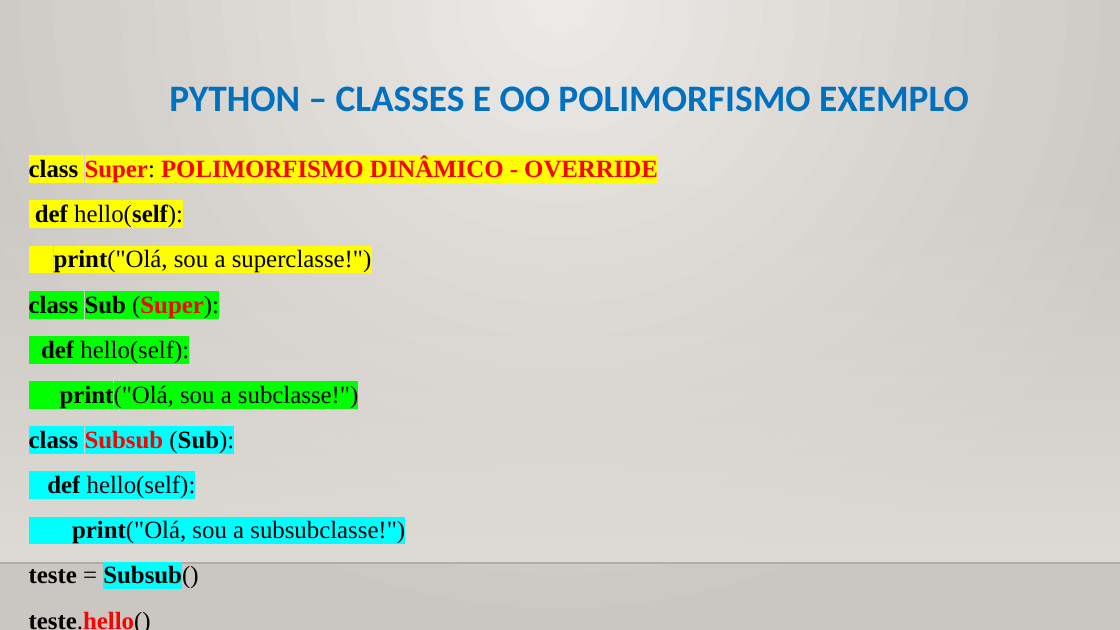
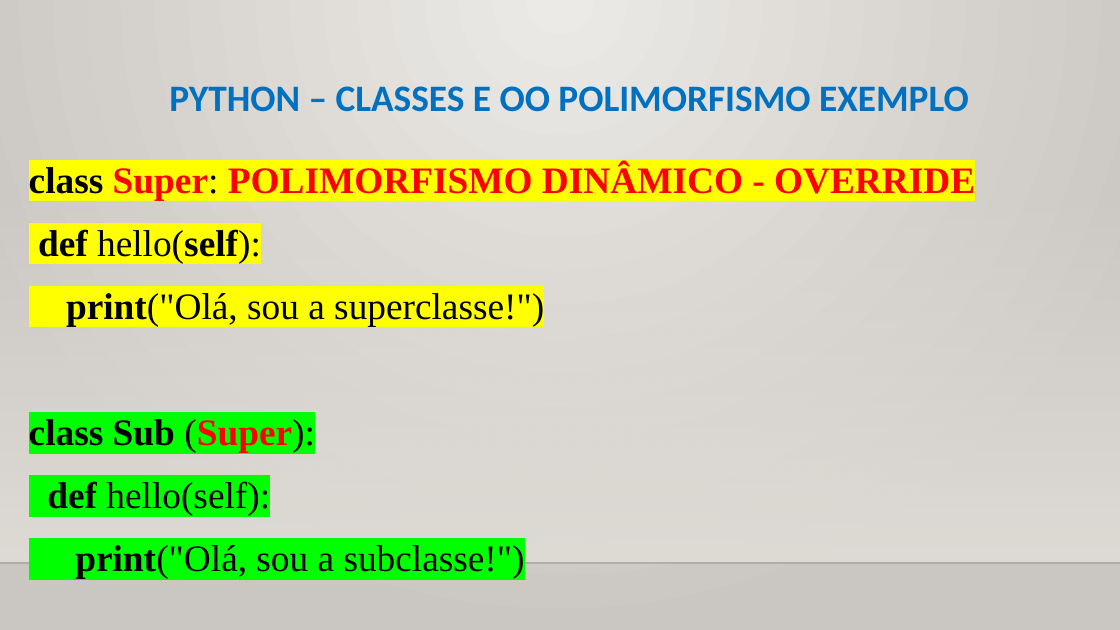
Before and after one commit to CloudEducationBrazil/WydenUniRuyPythonRAD, a slide deck: slide 32 of 01 Classes/Aula 11 RAD Python - Classes - Orientação a Objetos.pptx. Drawn at 1120x630 pixels with LibreOffice and Linux fonts; fonts in the diff are those of the drawing; background and template pictures are left out. Boxes give left, top, right and bottom in pixels: in the first picture for what was removed or moved away, otherwise in the second. Text is boxed around its words. In the diff, an @@ line names an element or a change of style, - is before the commit and + after.

Commit message:
Python Exercs ...

```diff
--- a/01 Classes/Aula 11 RAD Python - Classes - Orientação a Objetos.pptx
+++ b/01 Classes/Aula 11 RAD Python - Classes - Orientação a Objetos.pptx
@@ text "class Super: POLIMORFISMO DINÂMICO - ..." at (29, 164, 975, 578): size 16 to 24 pt @@
@@ text at (29, 430, 405, 630): paragraphs removed @@
-class Subsub (Sub):
-def hello(self):
-print("Olá, sou a subsubclasse!")
-teste = Subsub()
-teste.hello()
```
Also in this commit, not shown: 4 other slides changed, 1 slide added, 4 other files.
